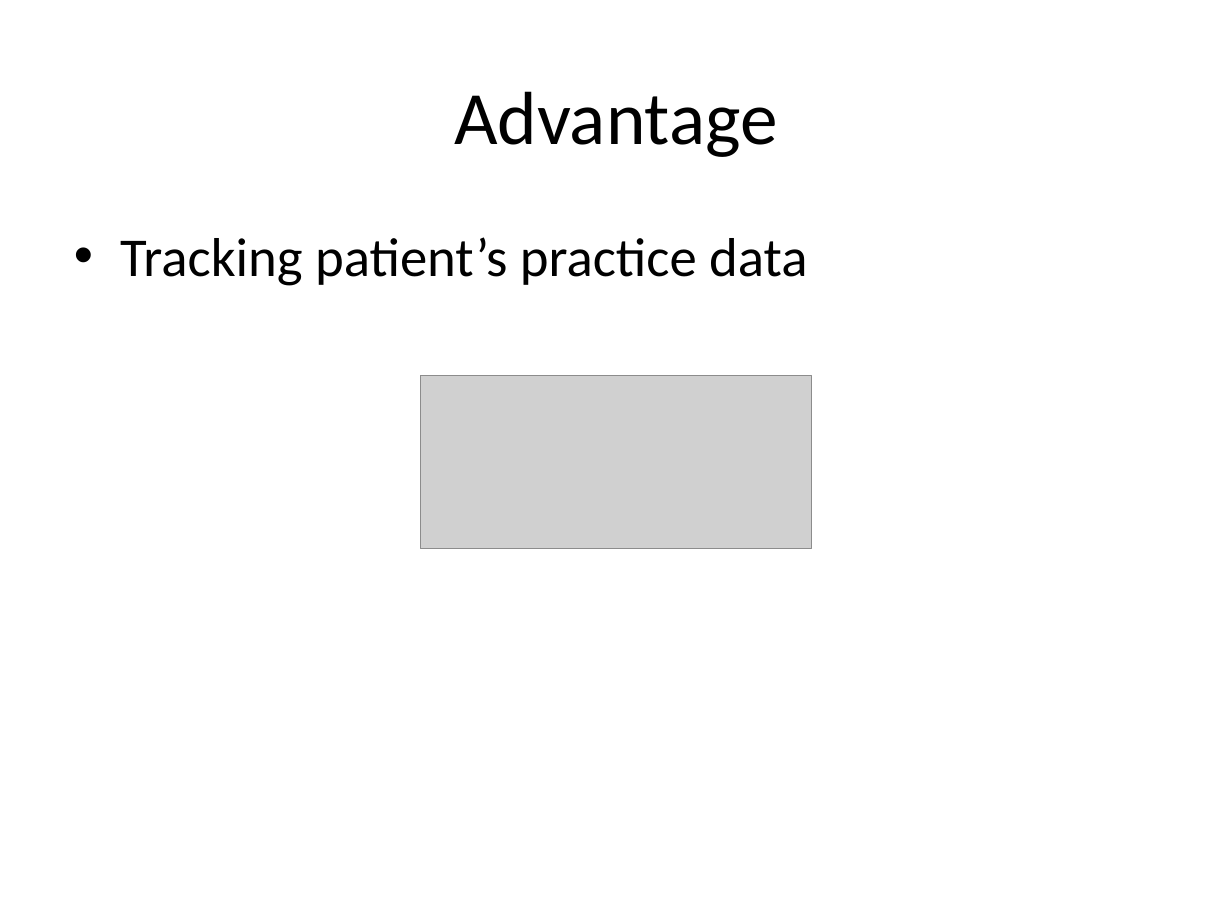
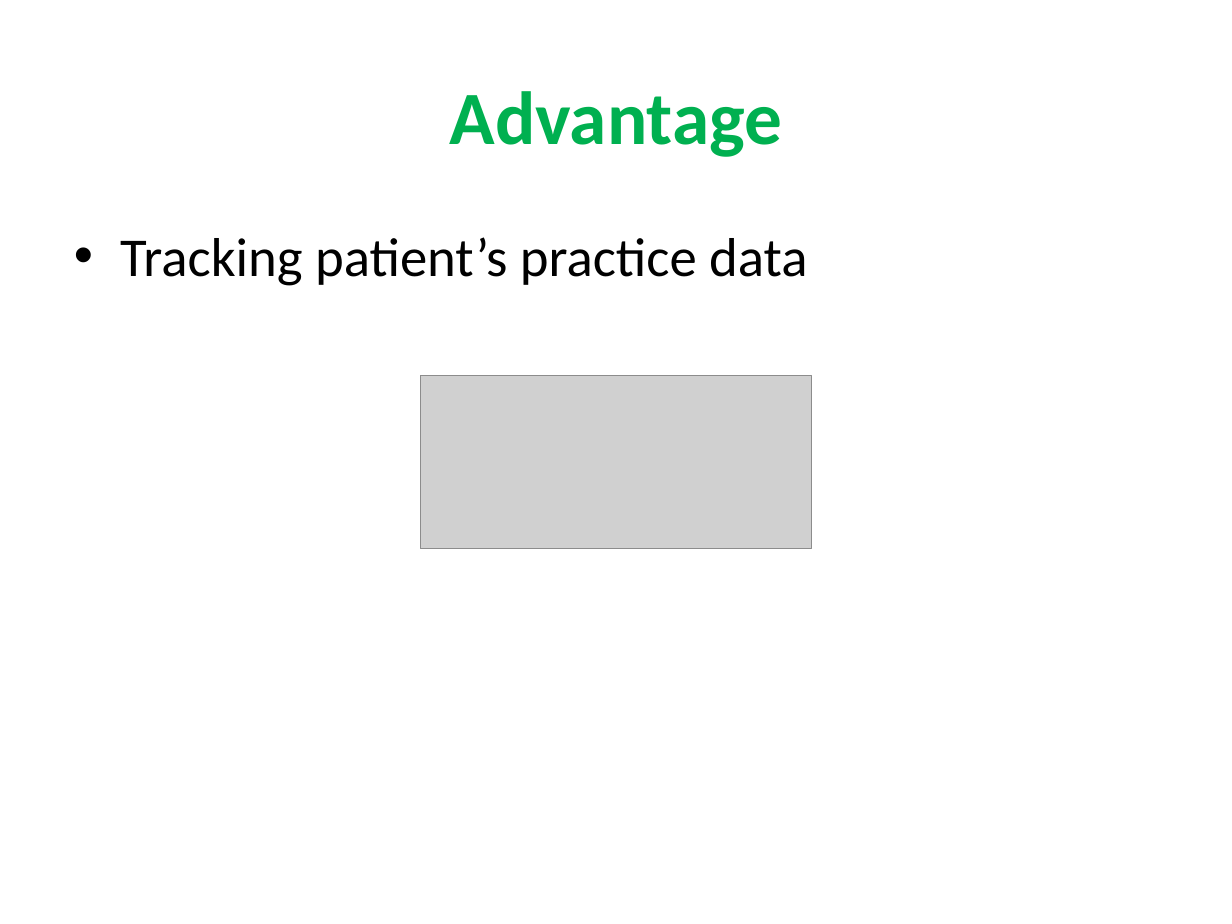
Before and after one commit to quantdse60878/HSTS, a slide deck: slide 3 of docs/Temperature Presentation/Quy/New_Common.pptx. Drawn at 1232x924 pixels with LibreOffice and Linux fonts; fonts in the diff are those of the drawing; grey boxes stand for pictures; background and template pictures are left out. Boxes give left, top, right and bottom in pixels: in the first picture for what was removed or moved away, otherwise in the second. Text is boxed around its words. In the diff, an @@ line names an element or a change of style, - is before the commit and + after.

```diff
--- a/docs/Temperature Presentation/Quy/New_Common.pptx
+++ b/docs/Temperature Presentation/Quy/New_Common.pptx
@@ title "Advantage" at [449,91,782,157]: text colour #000000 to #00B050, bold on @@
```
Also in this commit, not shown: 11 other slides changed, 2 slides added.
